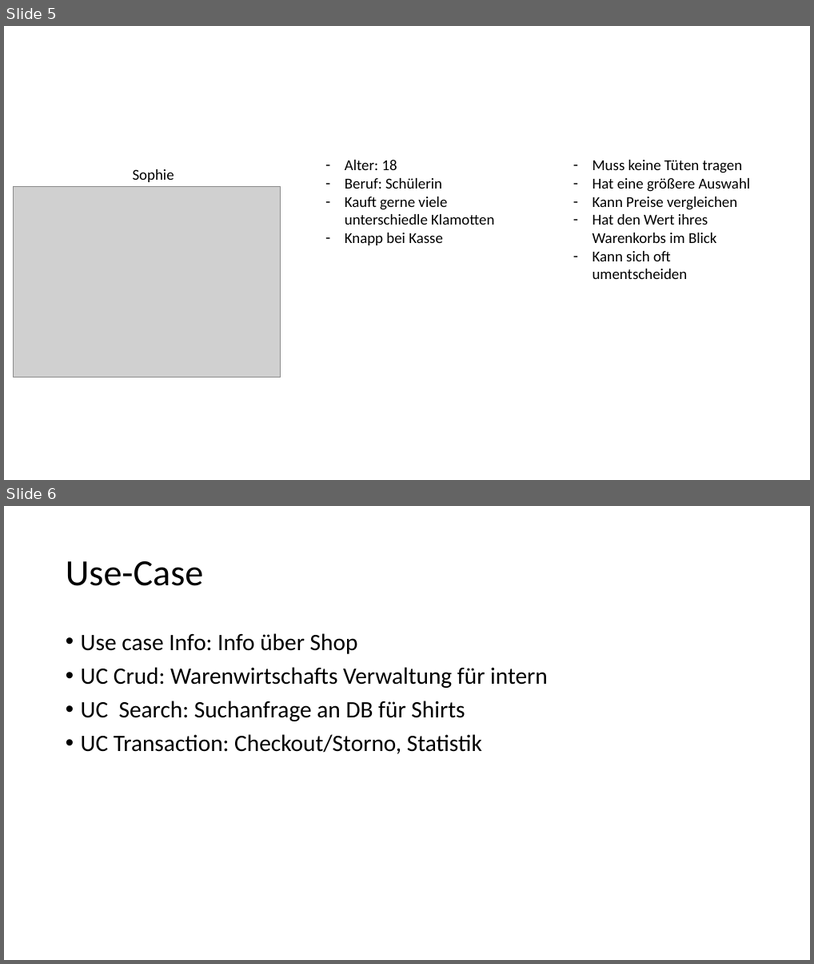
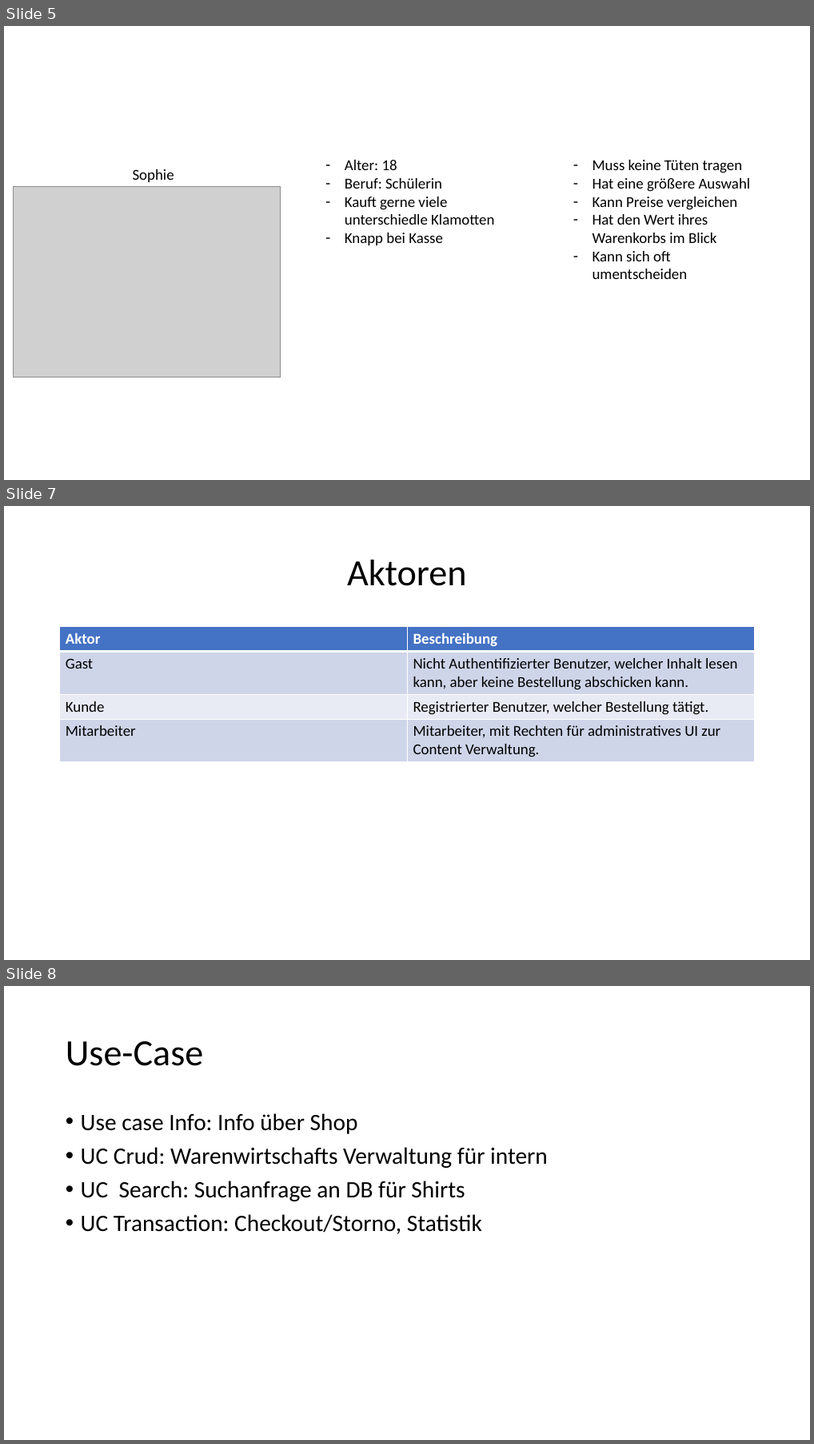
Before and after one commit to Sprayer115/render, a slide deck: Web-Technologie.pptx. Shown one above the other, each under a label of ours: slides 5 and 6 before the commit, slides 5, 7 and 8 after it; the slides between them are not shown. The pictures are 814x964 and 814x1444 pixels, drawn with LibreOffice and Linux fonts; fonts in the diff are those of the drawing; grey boxes stand for pictures; background and template pictures are left out. Boxes give left, top, right and bottom in pixels: in the first picture for what was removed or moved away, otherwise in the second. Text is boxed around its words. In the diff, an @@ line names an element or a change of style, - is before the commit and + after.

Commit message:
Kontextdiagramm&Aktoren

```diff
--- a/Web-Technologie.pptx
+++ b/Web-Technologie.pptx
@@ slide 7 added at (4, 506, 810, 960), background #FFFFFF @@
@@ title added at (347, 560, 467, 586), 44 pt, text #000000 @@
+Aktoren
@@ table added at (60, 627, 755, 760), 4 rows, 2 columns @@
+Aktor | Beschreibung
+Gast | Nicht Authentifizierter Benutzer, welcher Inhalt lesen kann, aber keine Bestellung abschicken kann.
+Kunde | Registrierter Benutzer, welcher Bestellung tätigt.
+Mitarbeiter | Mitarbeiter, mit Rechten für administratives UI zur Content Verwaltung.
@@ what was slide 6 is now slide 8 @@
```
Also in this commit, not shown: 1 other slide added.
